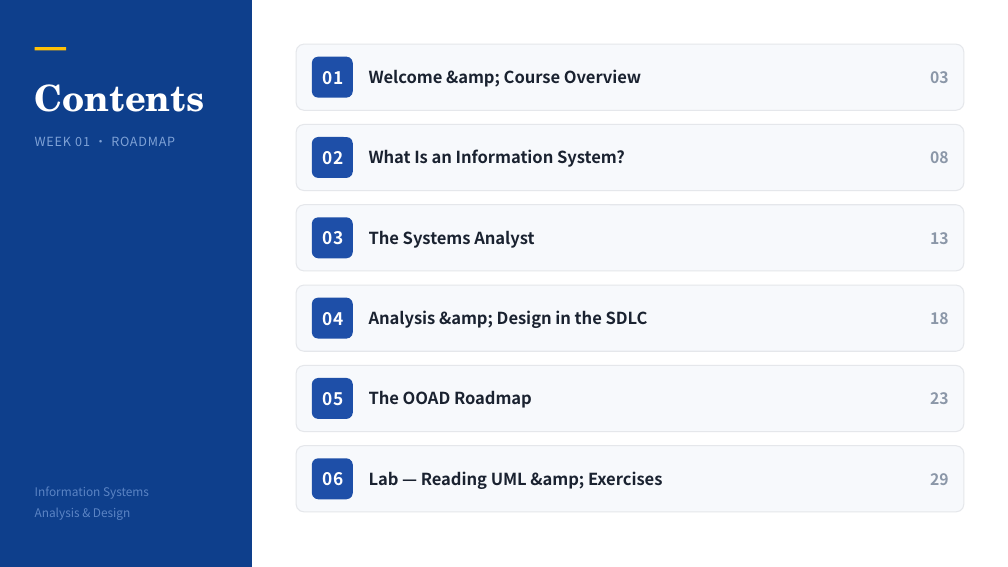
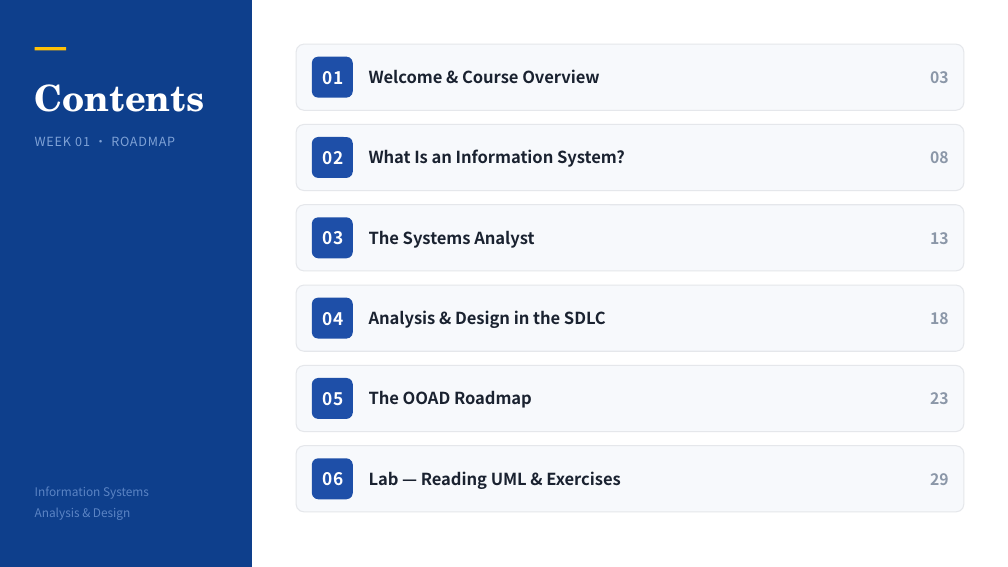
Before and after one commit to klausren/isad-course, a slide deck: slide 2 of 01-slides/W01-Introduction-Systems-Analysts-and-OOAD.pptx. Drawn at 1008x567 pixels with LibreOffice and Linux fonts; fonts in the diff are those of the drawing. Boxes give left, top, right and bottom in pixels: in the first picture for what was removed or moved away, otherwise in the second. Text is boxed around its words. In the diff, an @@ line names an element or a change of style, - is before the commit and + after.

```diff
--- a/01-slides/W01-Introduction-Systems-Analysts-and-OOAD.pptx
+++ b/01-slides/W01-Introduction-Systems-Analysts-and-OOAD.pptx
@@ text at bbox=[369, 69, 599, 84]: text changed @@
-Welcome &amp; Course Overview
+Welcome & Course Overview
@@ text at bbox=[369, 310, 606, 328]: text changed @@
-Analysis &amp; Design in the SDLC
+Analysis & Design in the SDLC
@@ text at bbox=[369, 471, 620, 489]: text changed @@
-Lab — Reading UML &amp; Exercises
+Lab — Reading UML & Exercises
```
Also in this commit, not shown: 3 other files.
